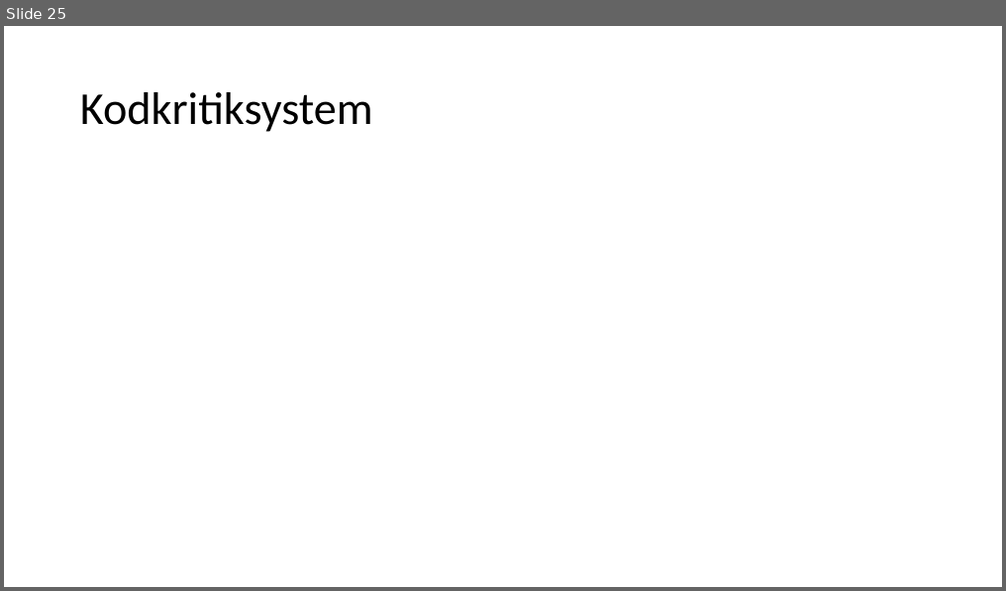
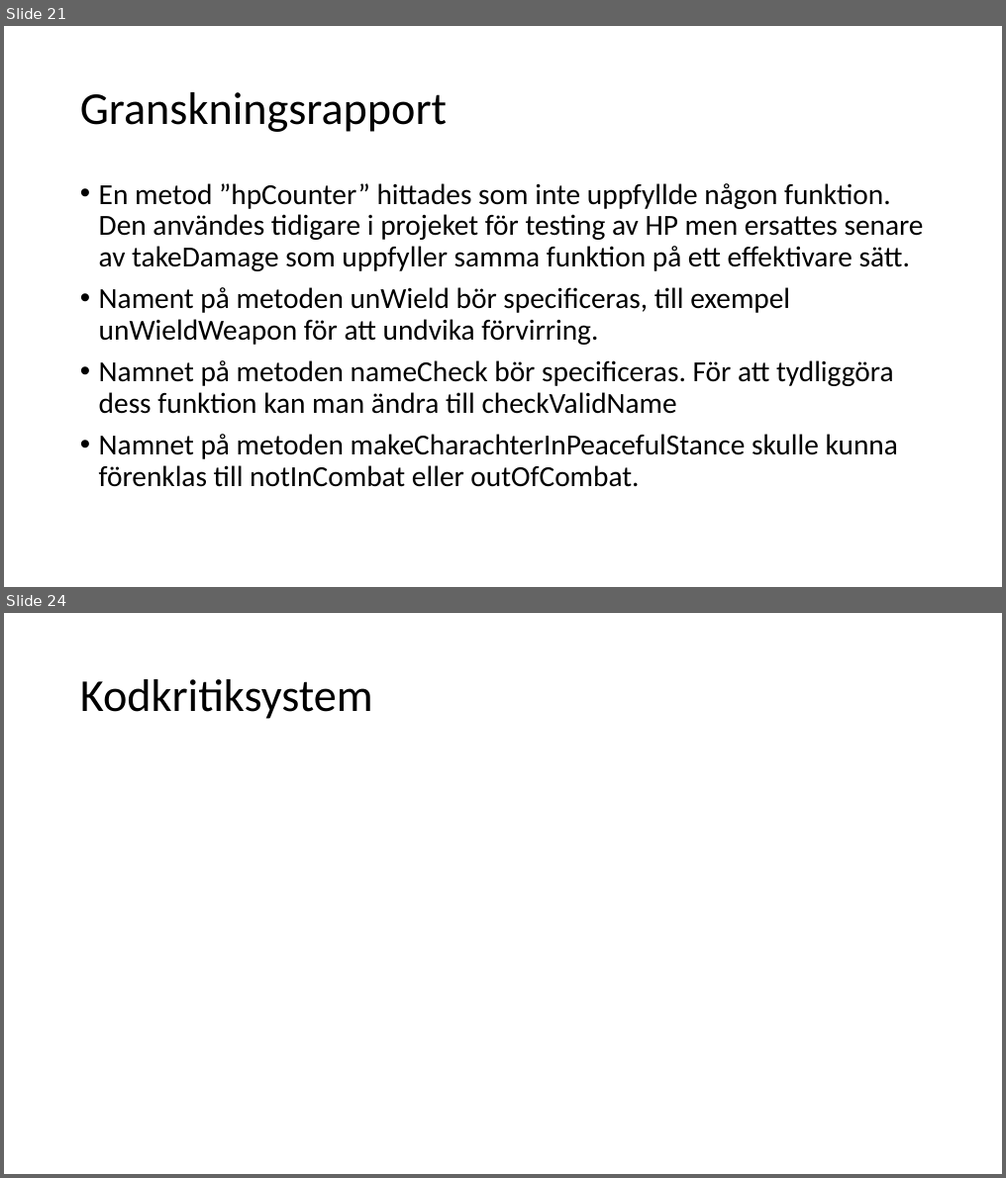
Before and after one commit to fyrtio2/projektINTE, a slide deck: 01 Dokumentation/slutredovisning.pptx. Shown one above the other, each under a label of ours: slide 25 before the commit, slides 21 and 24 after it; the slides between them are not shown. The pictures are 1006x591 and 1006x1178 pixels, drawn with LibreOffice and Linux fonts; fonts in the diff are those of the drawing. Boxes give left, top, right and bottom in pixels: in the first picture for what was removed or moved away, otherwise in the second. Text is boxed around its words. In the diff, an @@ line names an element or a change of style, - is before the commit and + after.

```diff
--- a/01 Dokumentation/slutredovisning.pptx
+++ b/01 Dokumentation/slutredovisning.pptx
@@ slide 21 added at (x1=4, y1=26, x2=1002, y2=587), background #FFFFFF @@
@@ title added at (x1=80, y1=92, x2=447, y2=132), 44 pt, text #000000 @@
+Granskningsrapport
@@ text added at (x1=99, y1=183, x2=924, y2=487), 28 pt, text #000000 @@
+• En metod ”hpCounter” hittades som inte uppfyllde någon funktion. Den användes tidigare i projeket för testing av HP men ersattes senare av takeDamage som uppfyller samma funktion på ett effektivare sätt.
+• Nament på metoden unWield bör specificeras, till exempel unWieldWeapon för att undvika förvirring.
+• Namnet på metoden nameCheck bör specificeras. För att tydliggöra dess funktion kan man ändra till checkValidName
+• Namnet på metoden makeCharachterInPeacefulStance skulle kunna förenklas till notInCombat eller outOfCombat.
@@ what was slide 25 is now slide 24 @@
```
Also in this commit, not shown: 7 slides changed, 3 other slides added, 6 slides removed, 2 other files.
